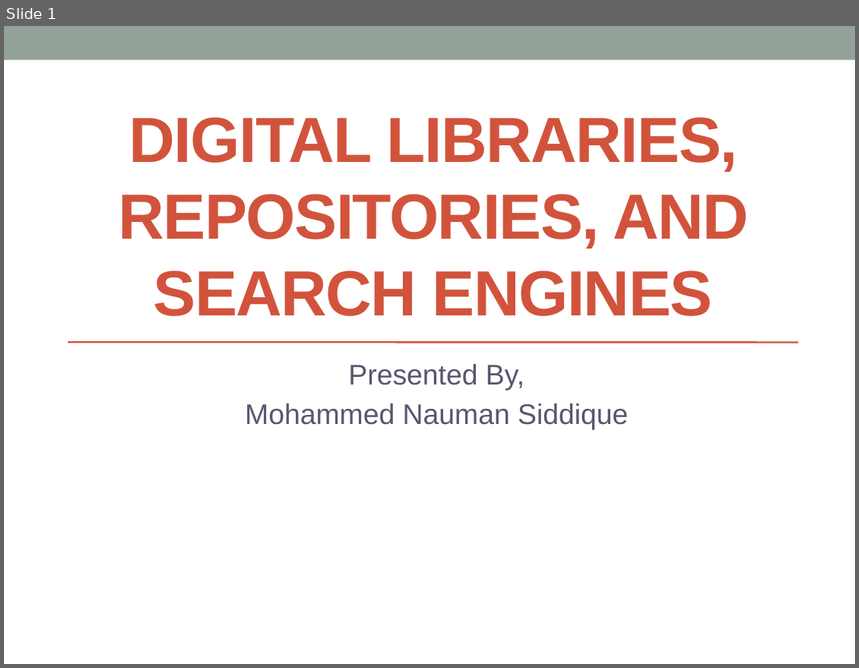
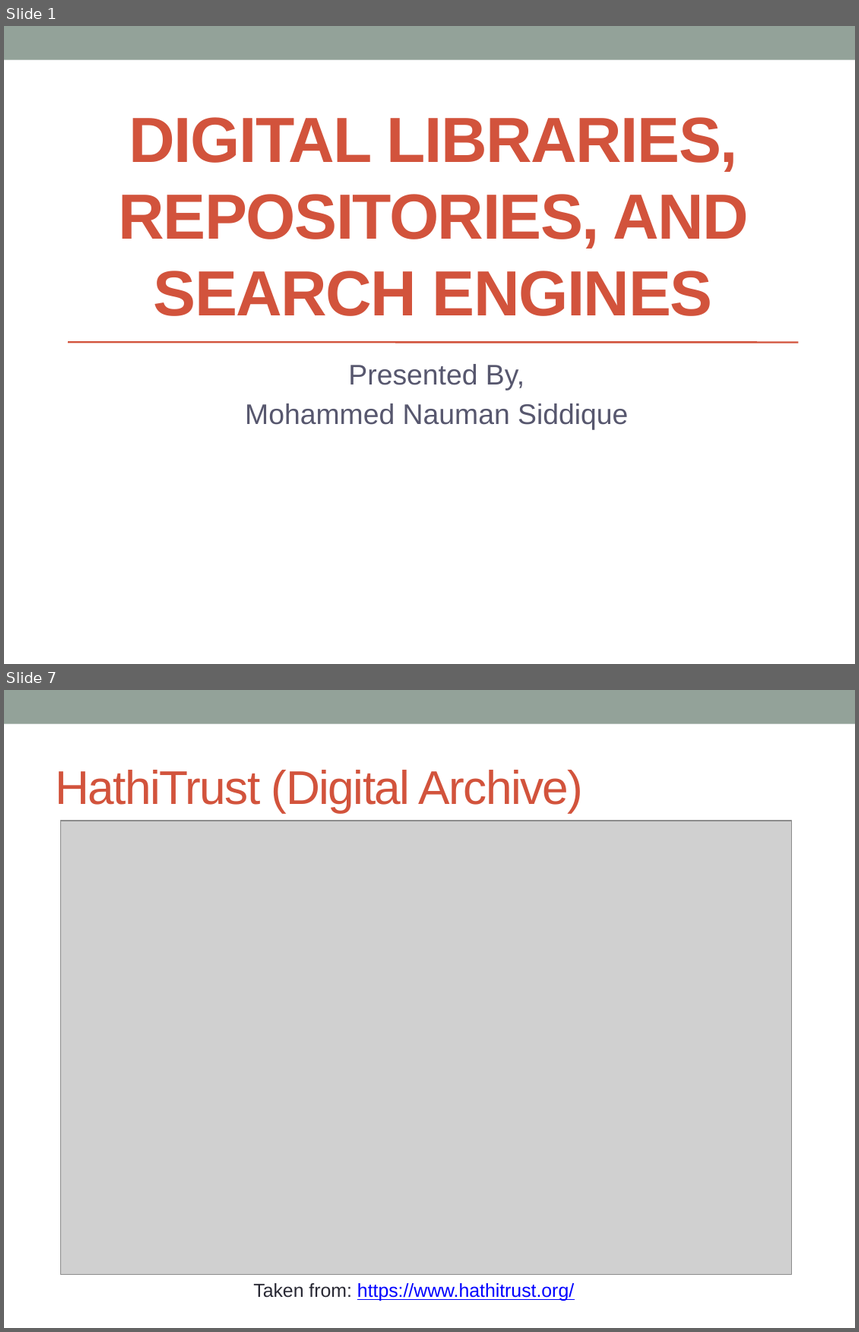
Before and after one commit to naumansiddiqui4/Mining-Scholarly-Big-Data, a slide deck: Digital libraries, repositories, and search engines.pptx. Shown one above the other, each under a label of ours: slide 1 before the commit, slides 1 and 7 after it; the slides between them are not shown. The pictures are 859x668 and 859x1332 pixels, drawn with LibreOffice and Linux fonts; fonts in the diff are those of the drawing; grey boxes stand for pictures. Boxes give left, top, right and bottom in pixels: in the first picture for what was removed or moved away, otherwise in the second. Text is boxed around its words. In the diff, an @@ line names an element or a change of style, - is before the commit and + after.

```diff
--- a/Digital libraries, repositories, and search engines.pptx
+++ b/Digital libraries, repositories, and search engines.pptx
@@ slide 7 added at [4,690,855,1328], background #FFFFFF; not listed: 1 template element that a slide beside it also shows @@
@@ title added at [55,770,583,813], 40 pt, text #D2533C @@
+HathiTrust (Digital Archive)
@@ picture added at [61,821,791,1274] @@
@@ text added at [253,1284,574,1301], 16 pt, text #0000FF, underline @@
+Taken from: https://www.hathitrust.org/
```
Also in this commit, not shown: 3 slides changed, 22 other slides added, 2 slides removed.
